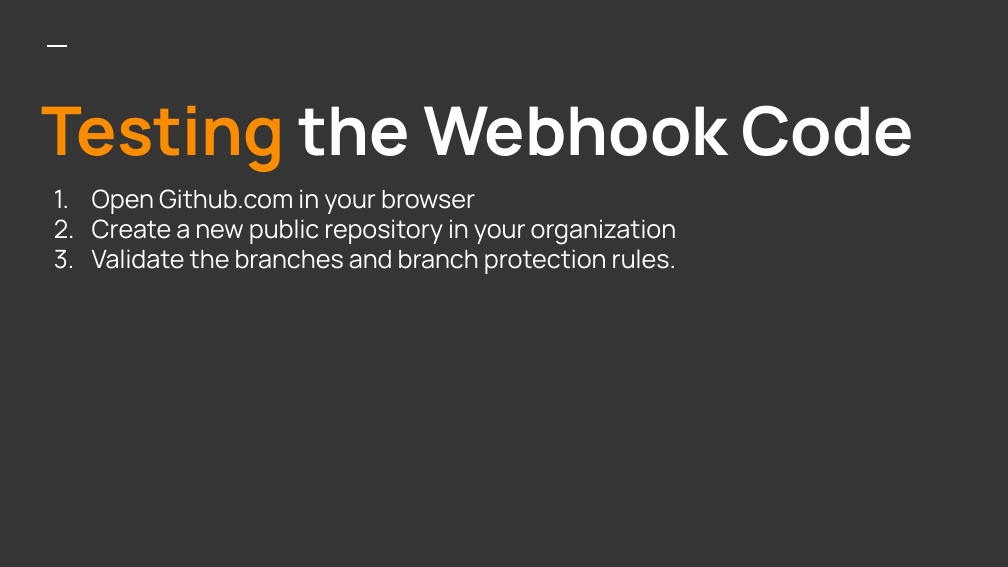
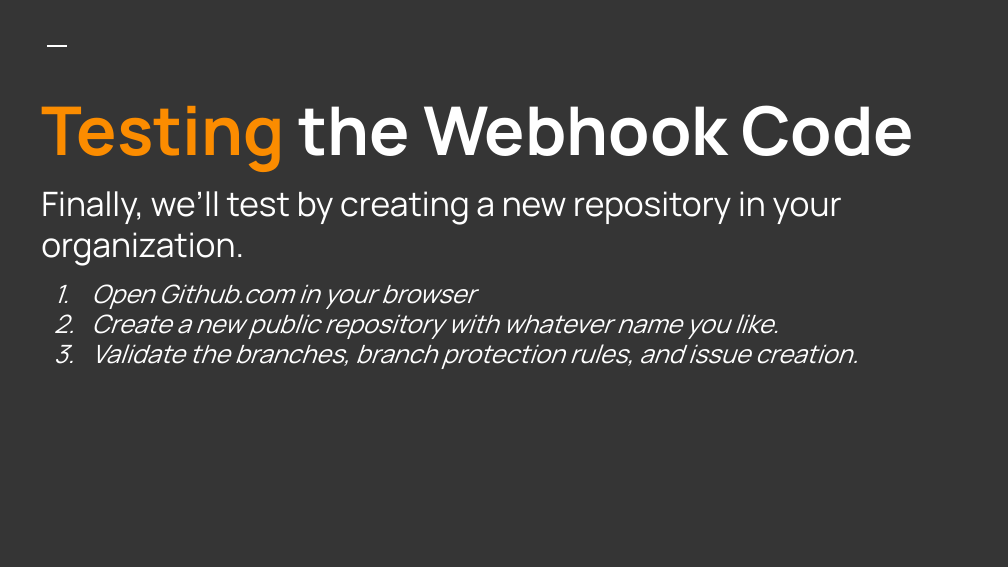
Before and after one commit to jefeish/github-presentation, a slide deck: slide 13 of github-presentation.pptx. Drawn at 1008x567 pixels with LibreOffice and Linux fonts; fonts in the diff are those of the drawing. Boxes give left, top, right and bottom in pixels: in the first picture for what was removed or moved away, otherwise in the second. Text is boxed around its words. In the diff, an @@ line names an element or a change of style, - is before the commit and + after.

```diff
--- a/github-presentation.pptx
+++ b/github-presentation.pptx
@@ title at (x1=41, y1=191, x2=842, y2=266): paragraph added @@
+Finally, we’ll test by creating a new repository in your organization.
@@ title at (x1=92, y1=284, x2=475, y2=309): italic on in "Open Github.com in your browser" @@
@@ title at (x1=92, y1=308, x2=858, y2=369): text changed; italic on @@
-2. Create a new public repository in your organization
-3. Validate the branches and branch protection rules.
+2. Create a new public repository with whatever name you like.
+3. Validate the branches, branch protection rules, and issue creation.
```
Also in this commit, not shown: 11 other slides changed, 3 other files.
